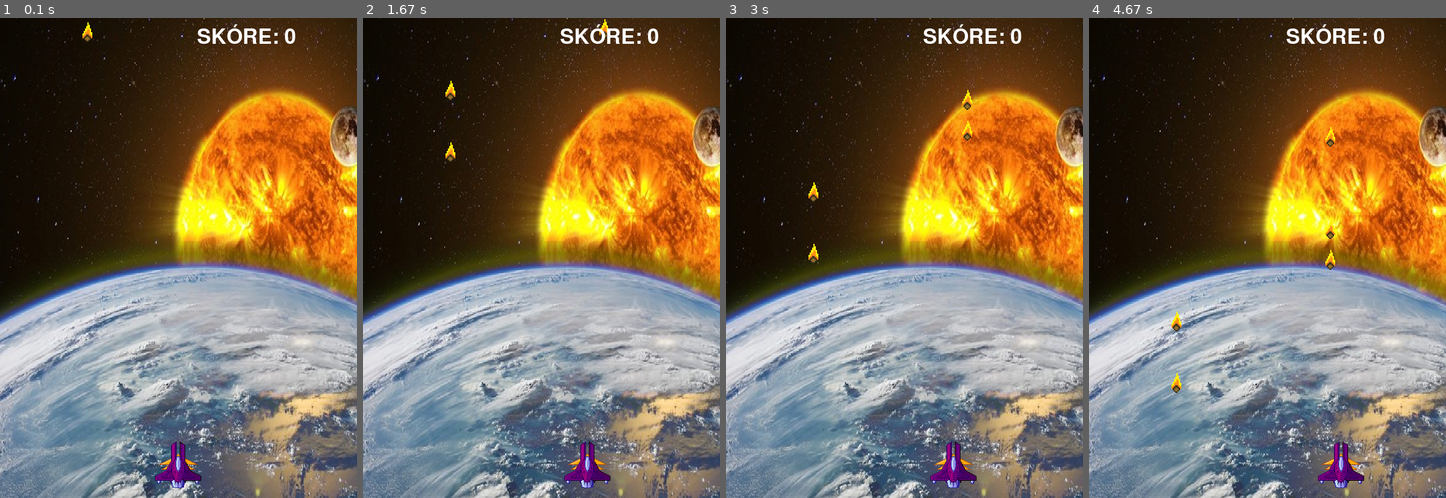
Above: before the commit, frames 1-4 (left to right).
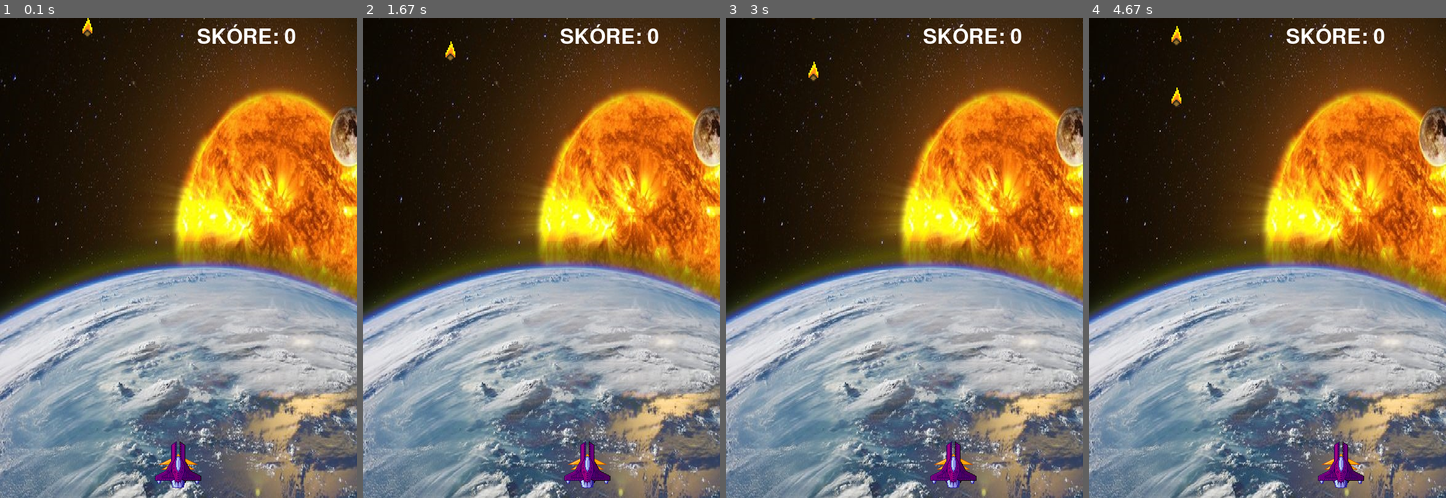
Above: after the commit, the same moments.

Repository: JanKurdila/pygame_avoid_meteors
Game: pygame game, started from main.py
Same seed, same stepped clock (60 frames per second), same inputs: the game is played once before the commit and once after it.
Inputs:
- Up to frame 1 (0.1 s): no input
- Up to frame 2 (1.67 s): hold Right 0.33-0.8 s; hold Right 0.83-1.3 s; hold Left from 1.33 s (still down)
- Up to frame 3 (3 s): release Left at 1.87 s; hold Left 1.9-2.3 s; hold Right 2.33-2.97 s
- Up to frame 4 (4.67 s): hold Left 3-3.47 s; hold Right 3.5-3.97 s; hold Right 4-4.47 s; hold Left from 4.5 s (still down)

The runs differ from the first frame. In frame 1, less than 0.1% of the frame differs, in the area x 23-26%, y 0-5%; in frame 2, 0.2%; in frame 3, 0.3%; in frame 4, 0.5%, in the area x 23-69%, y 1-79%.

Commit message:
12) Oprava predchádzajúceho commitu - odsadenie rychlosti meteoru -riadok č. 50

Diff:
--- a/main.py
+++ b/main.py
@@ -47,7 +47,7 @@
         if len(meteory) == 0:
             for i in range(5):
                 meteory.append(generate_meteor())
-                config.RYCHLOST_PADU_METEORU += 1
+            config.RYCHLOST_PADU_METEORU += 1    # Oprava odsadenia
 
 
         for event in pygame.event.get():
